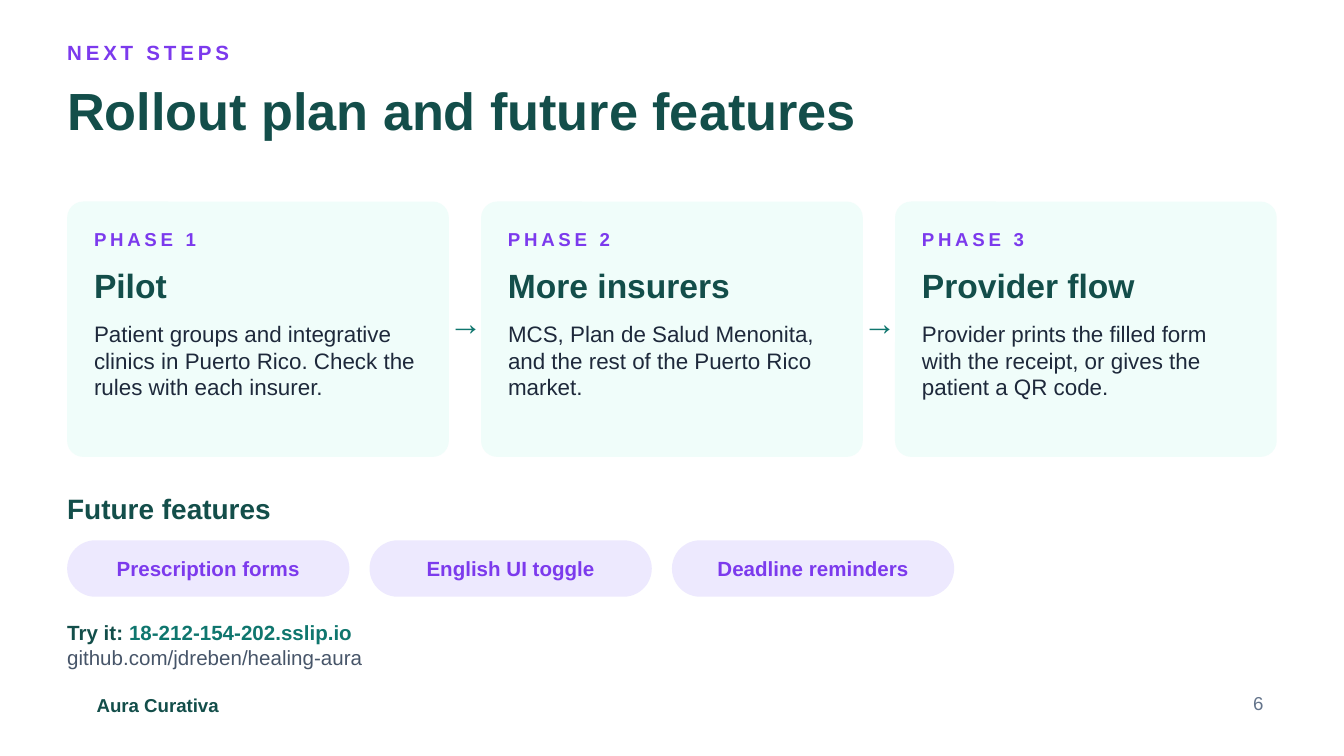
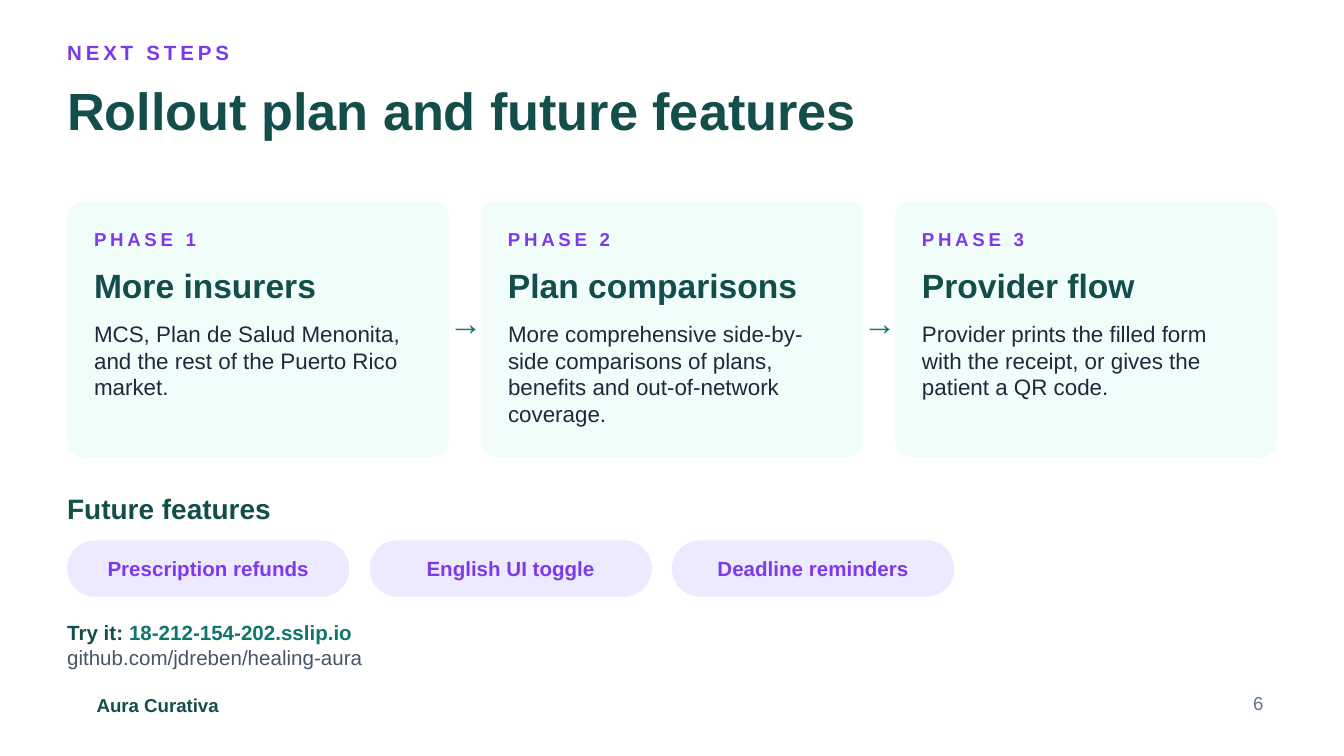
Before and after one commit to jdreben/aura-curativa, a slide deck: slide 6 of docs/slides/aura-curativa-deck.pptx. Drawn at 1344x756 pixels with LibreOffice and Linux fonts; fonts in the diff are those of the drawing; background and template pictures are left out. Boxes give left, top, right and bottom in pixels: in the first picture for what was removed or moved away, otherwise in the second. Text is boxed around its words. In the diff, an @@ line names an element or a change of style, - is before the commit and + after.

```diff
--- a/docs/slides/aura-curativa-deck.pptx
+++ b/docs/slides/aura-curativa-deck.pptx
@@ text at (94,273,316,299): text changed @@
-Pilot
+More insurers
@@ text at (508,273,797,304): text changed @@
-More insurers
+Plan comparisons
@@ text at (94,325,400,396): text changed @@
-Patient groups and integrative clinics in Puerto Rico. Check the rules with each insurer.
+MCS, Plan de Salud Menonita, and the rest of the Puerto Rico market.
@@ text at (508,325,803,427): text changed @@
-MCS, Plan de Salud Menonita, and the rest of the Puerto Rico market.
+More comprehensive side-by-side comparisons of plans, benefits and out-of-network coverage.
@@ text at (108,561,308,581): text changed @@
-Prescription forms
+Prescription refunds
```
Also in this commit, not shown: 5 other slides changed, 1 other file.
